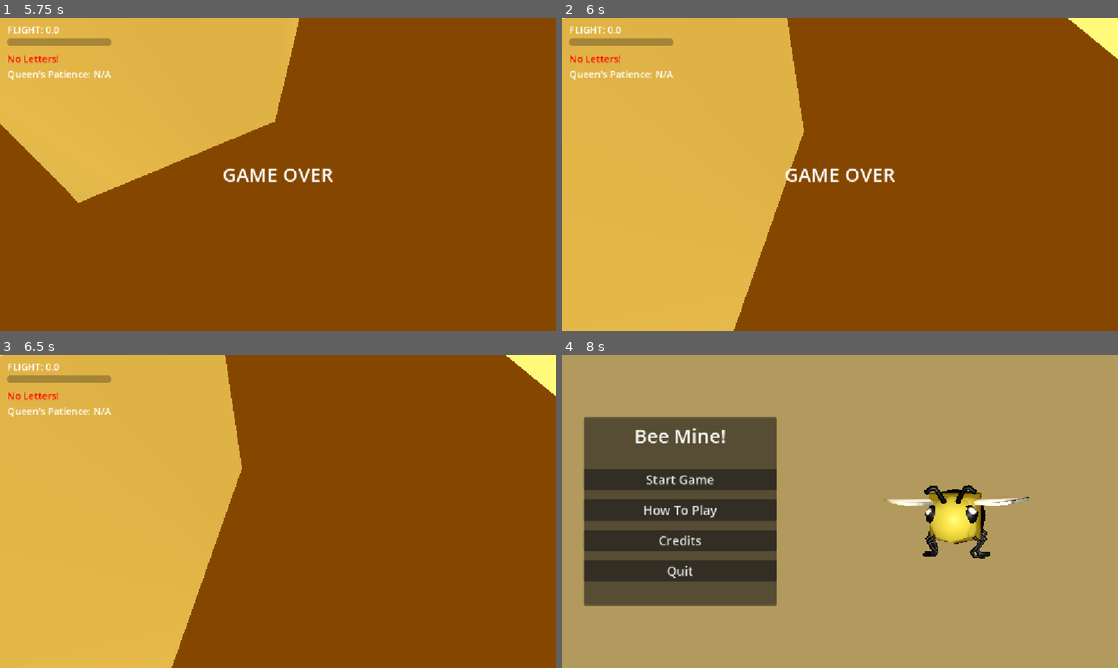
Above: before the commit, frames 1-4 (two rows, left to right).
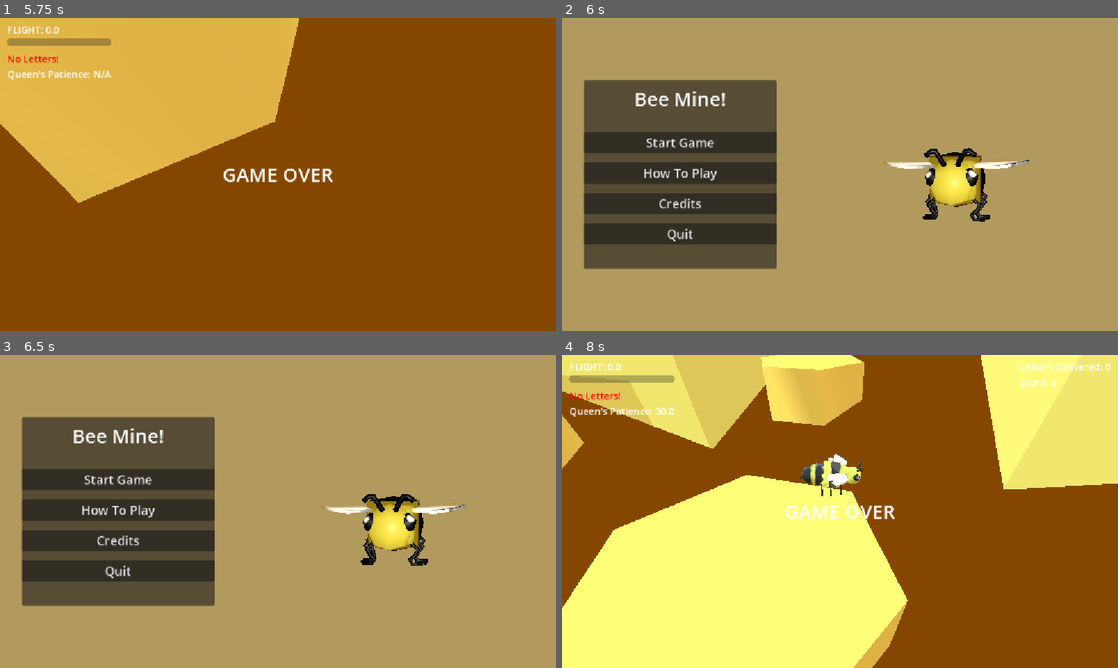
Above: after the commit, the same moments.

Repository: GunterJr/game-jam-feb
Game: Godot game, scene res://scenes/areas/main-menu.tscn
Same seed, same stepped clock (60 frames per second), same inputs: the game is played once before the commit and once after it. Sound files missing from this copy of the repository are replaced by a short silence.
Inputs (mouse positions are in pixels of both pictures, inside the frame that each line leads up to):
- Up to frame 1 (5.75 s): click "Start Game" at 0.5 s; tap Enter at 1.25 s; move the mouse to (305, 174) at 1.27 s; hold W (forward) from 1.28 s (still down); tap Shift (dash) every 0.75 s from 1.35 to 5.1 s; click (305, 174) at 1.42 s; tap Space (jump) at 1.52, 2.27, 3.77, 4.52, 5.27 s; move the mouse to (250, 174) at 2.02 s; move the mouse to (289, 168) at 2.77 s; move the mouse to (272, 180) at 3.52 s; click (272, 180) at 3.67 s; move the mouse to (316, 177) at 4.27 s; move the mouse to (233, 171) at 5.02 s
- Up to frame 2 (6 s): keep holding W (forward); tap R (reset) at 5.75 s; move the mouse to (845, 174) at 5.77 s; tap Shift (dash) at 5.85 s; click (845, 174) at 5.92 s
- Up to frame 3 (6.5 s): keep holding W (forward)
- Up to frame 4 (8 s): release W (forward) at 6.5 s; click (678, 480) at 6.5 s, where only the run after the commit has a clickable "Start Game"; move the mouse to (817, 505) at 7.27 s; hold D (right) from 7.28 s (still down); tap Shift (dash) at 7.35 s; tap Space (jump) at 7.52 s

Frame 1 is identical in both runs. In frame 2, 100% of the frame differs, in the area x 0-100%, y 0-100%; in frame 3, 100%; in frame 4, 100%.

Commit message:
Fixed fatal crash if honey ball spawns on death

Diff:
--- a/scripts/game_manager.gd
+++ b/scripts/game_manager.gd
@@ -51,9 +51,9 @@
 func game_over():
 	gaming = false
 	GUI.flash_game_over()
-	await get_tree().create_timer(5).timeout
+	await get_tree().create_timer(3).timeout
 	reset()
-	get_tree().change_scene_to_file("res://scenes/areas/main-menu.tscn")
+	get_tree().change_scene_to_file.call_deferred("res://scenes/areas/main-menu.tscn")
 
 ## Spawns a queen and a few suitors, removing the old ones. This crashes if
 ## there are no spawnpoints in the arrays!
Not shown: 1 places in scenes/actors/benson.tscn that only renumber resources
